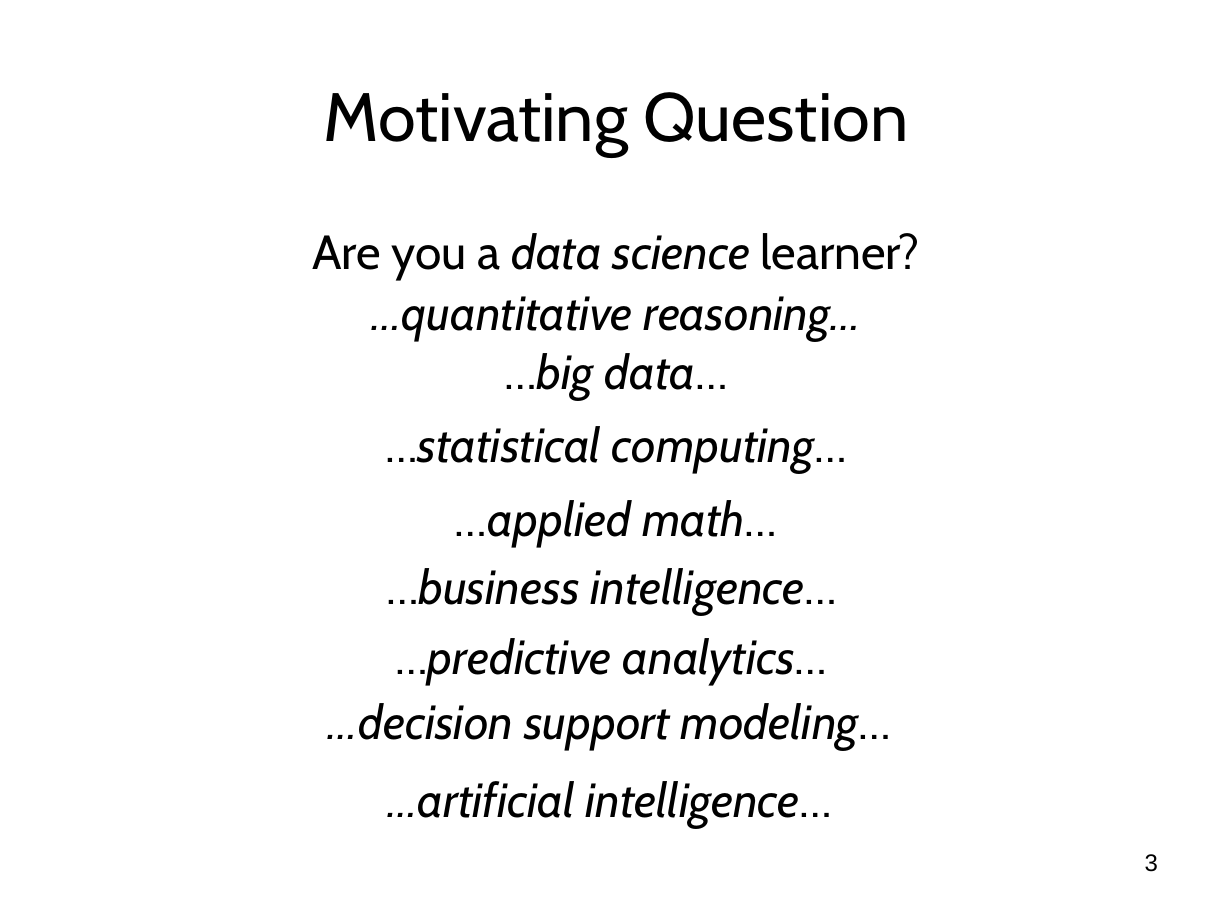
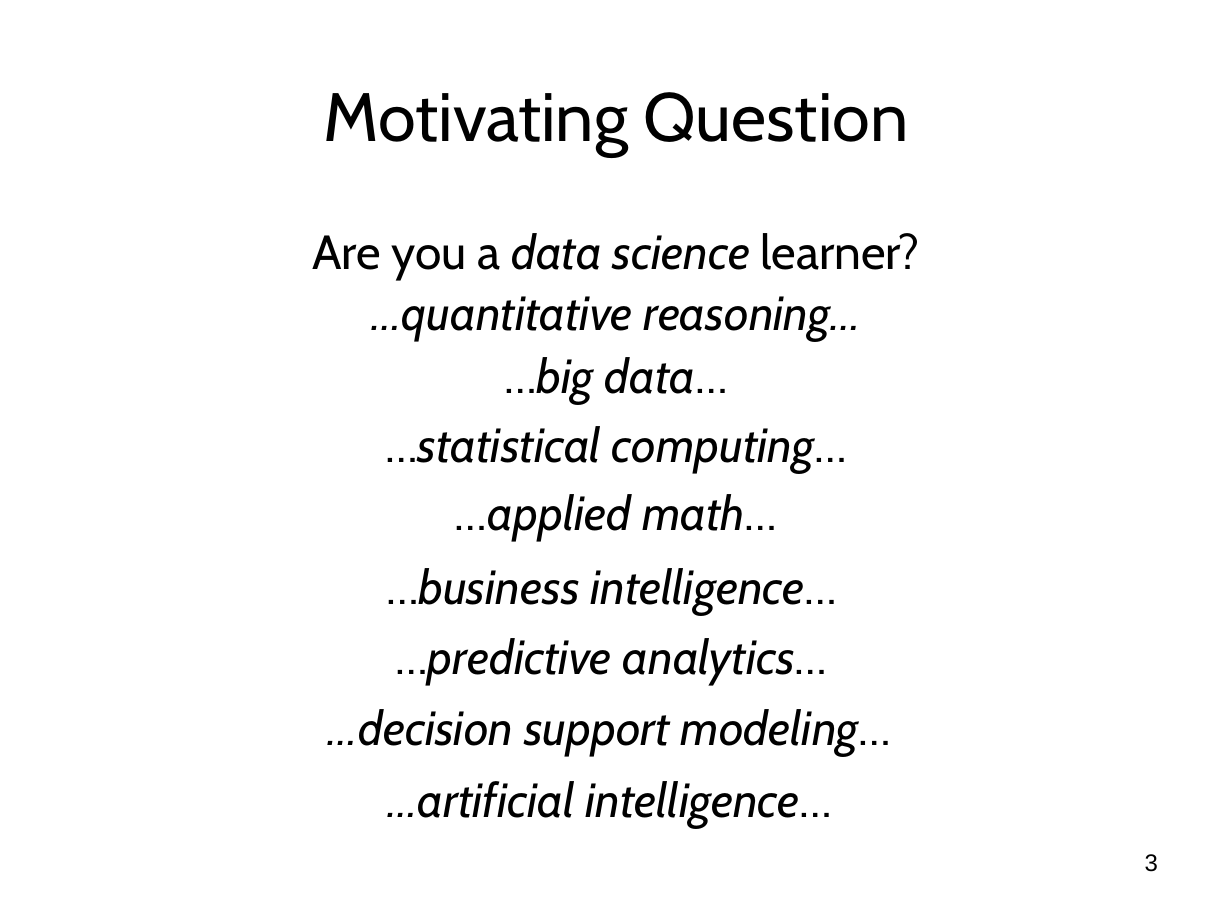
Before and after one commit to wsphd/datajam2018, a slide deck: slide 3 of dj2018.odp. Drawn at 1232x924 pixels with LibreOffice and Linux fonts; fonts in the diff are those of the drawing. Boxes give left, top, right and bottom in pixels: in the first picture for what was removed or moved away, otherwise in the second. Text is boxed around its words. In the diff, an @@ line names an element or a change of style, - is before the commit and + after.

```diff
--- a/dj2018.odp
+++ b/dj2018.odp
@@ text "…big data…": place and size @@
-text "…big data…" at [504,353,728,400]
+text "…big data…" at [504,357,728,404]
@@ text "…applied math…": place and size @@
-text "…applied math…" at [455,500,777,547]
+text "…applied math…" at [455,494,777,541]
@@ text "…decision support modeling…": place and size @@
-text "…decision support modeling…" at [328,703,891,750]
+text "…decision support modeling…" at [328,709,891,756]
```
Also in this commit, not shown: 3 other slides changed, 19 slides added.
